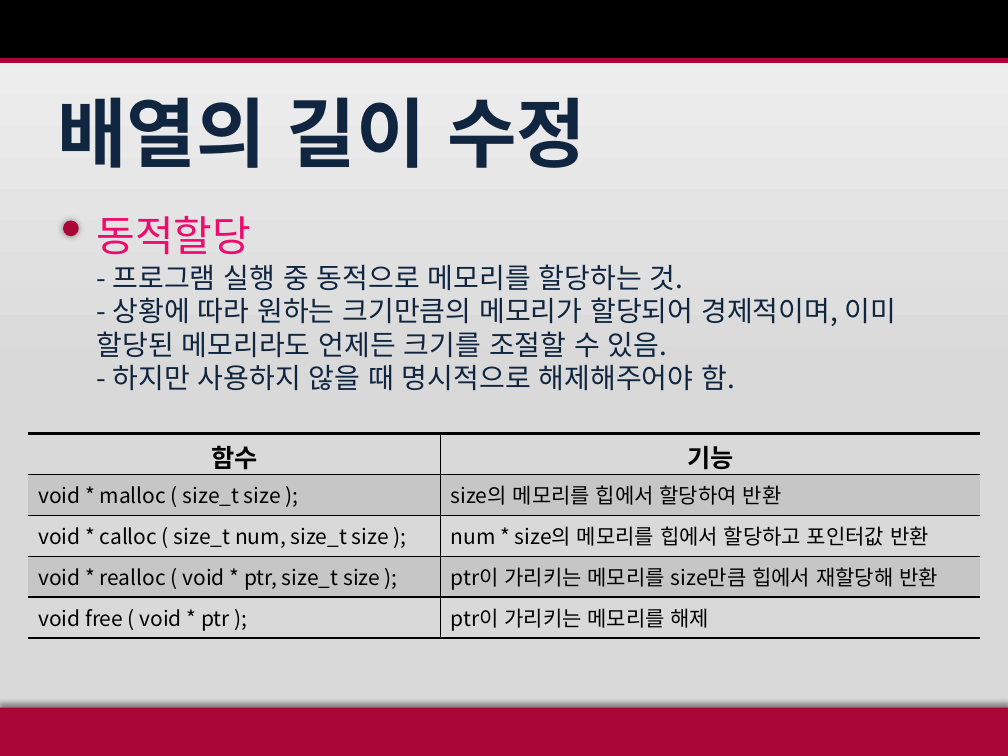
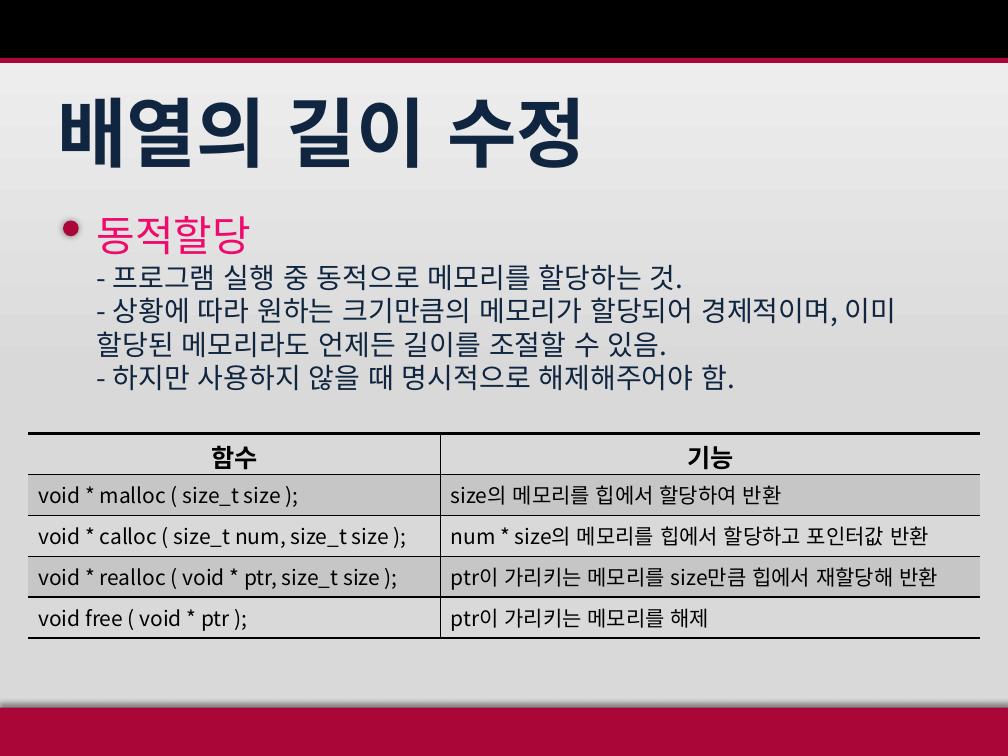
Before and after one commit to EnBalor/study, a slide deck: slide 5 of 배열.pptx. Drawn at 1008x756 pixels with LibreOffice and Linux fonts; fonts in the diff are those of the drawing. Boxes give left, top, right and bottom in pixels: in the first picture for what was removed or moved away, otherwise in the second. Text is boxed around its words. In the diff, an @@ line names an element or a change of style, - is before the commit and + after.

```diff
--- a/배열.pptx
+++ b/배열.pptx
@@ text at box(97, 297, 897, 358): text changed @@
-- 상황에 따라 원하는 크기만큼의 메모리가 할당되어 경제적이며, 이미 할당된 메모리라도 언제든 크기를 조절할 수 있음.
+- 상황에 따라 원하는 크기만큼의 메모리가 할당되어 경제적이며, 이미 할당된 메모리라도 언제든 길이를 조절할 수 있음.
```
Also in this commit, not shown: 2 other slides changed, 1 slide removed, 31 other files.
